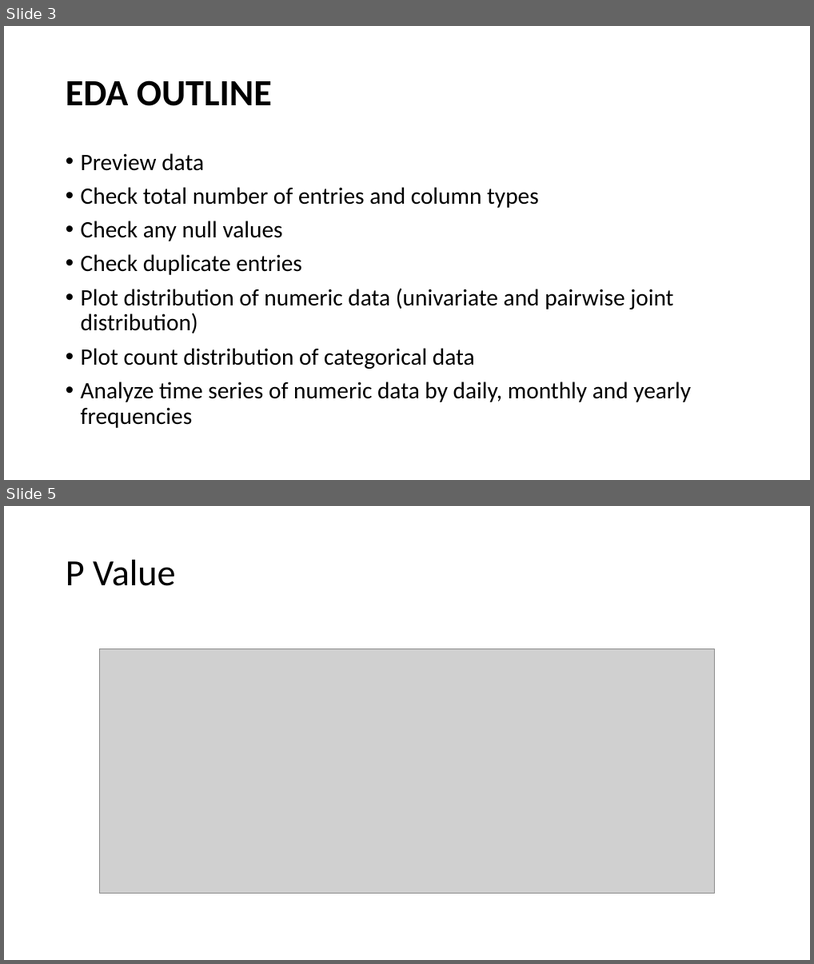
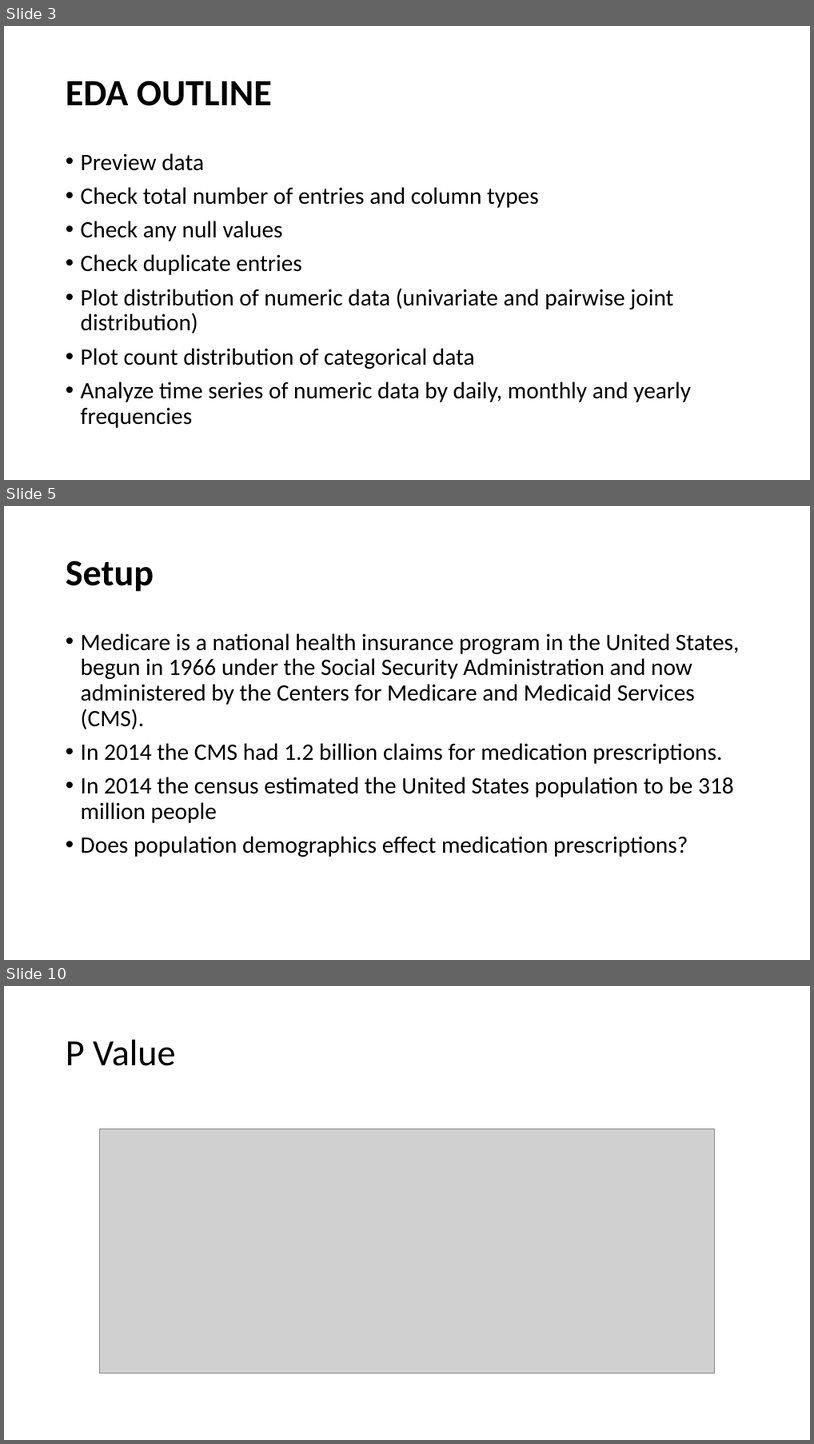
Before and after one commit to Prvargas/Where_Are_The_Drugs, a slide deck: Where_Are_The_Drugs.pptx. Shown one above the other, each under a label of ours: slides 3 and 5 before the commit, slides 3, 5 and 10 after it; the slides between them are not shown. The pictures are 814x964 and 814x1444 pixels, drawn with LibreOffice and Linux fonts; fonts in the diff are those of the drawing; grey boxes stand for pictures. Boxes give left, top, right and bottom in pixels: in the first picture for what was removed or moved away, otherwise in the second. Text is boxed around its words. In the diff, an @@ line names an element or a change of style, - is before the commit and + after.

```diff
--- a/Where_Are_The_Drugs.pptx
+++ b/Where_Are_The_Drugs.pptx
@@ slide 5 added at <box>4,506,810,960</box>, background #FFFFFF @@
@@ title added at <box>66,560,154,592</box>, 44 pt, text #000000, bold @@
+Setup
@@ text added at <box>81,633,740,856</box>, 28 pt, text #000000 @@
+• Medicare is a national health insurance program in the United States, begun in 1966 under the Social Security Administration and now administered by the Centers for Medicare and Medicaid Services (CMS).
+• In 2014 the CMS had 1.2 billion claims for medication prescriptions.
+• In 2014 the census estimated the United States population to be 318 million people
+• Does population demographics effect medication prescriptions?
@@ what was slide 5 is now slide 10 @@
```
Also in this commit, not shown: 1 slide changed, 4 other slides added, 10 other files.
